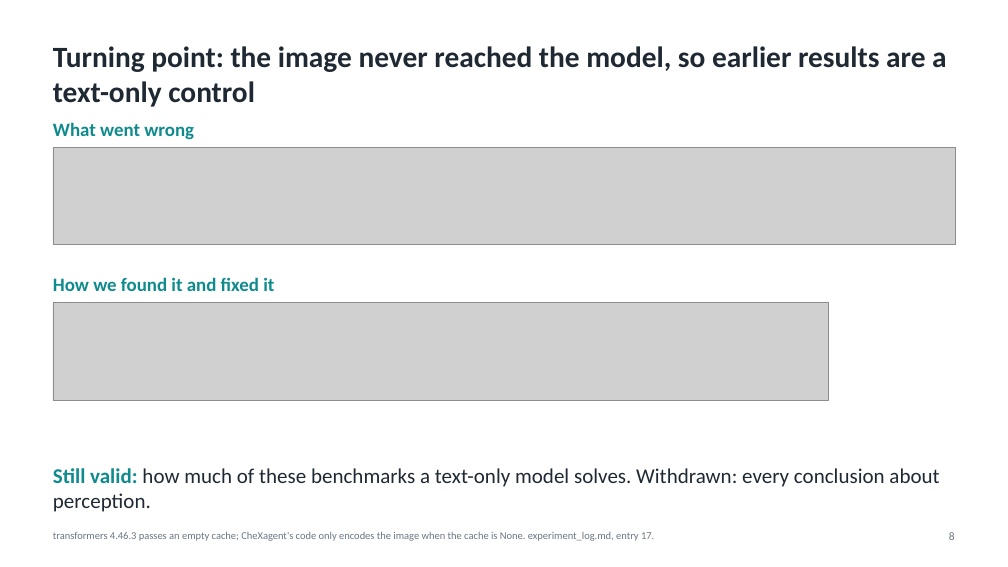
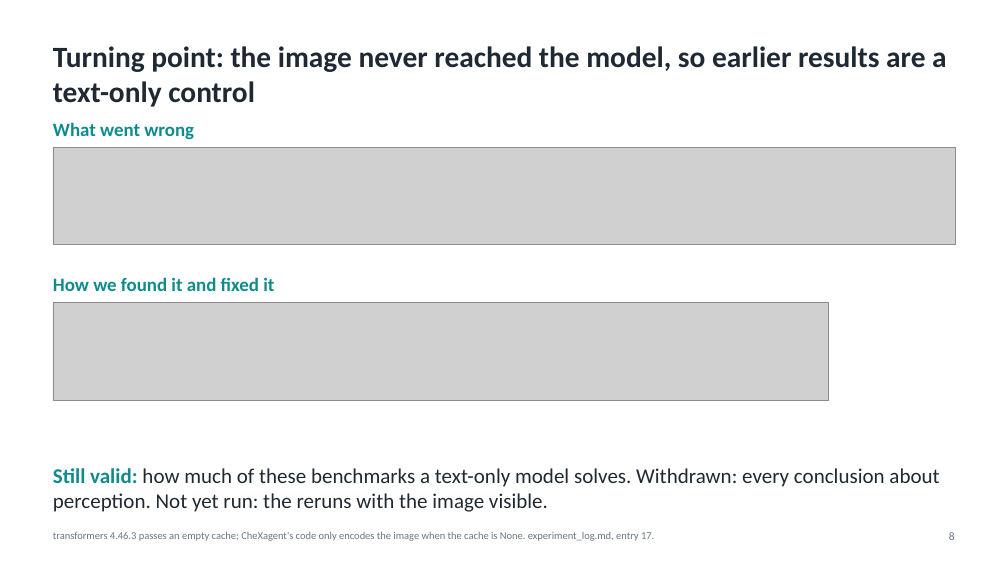
Before and after one commit to Ankritjarngal/medvqa-cxr-chexagent, a slide deck: slide 8 of deliverables/presentation/Medical_VQA_CXR_Project_Presentation.pptx. Drawn at 1008x567 pixels with LibreOffice and Linux fonts; fonts in the diff are those of the drawing; grey boxes stand for pictures. Boxes give left, top, right and bottom in pixels: in the first picture for what was removed or moved away, otherwise in the second. Text is boxed around its words. In the diff, an @@ line names an element or a change of style, - is before the commit and + after.

```diff
--- a/deliverables/presentation/Medical_VQA_CXR_Project_Presentation.pptx
+++ b/deliverables/presentation/Medical_VQA_CXR_Project_Presentation.pptx
@@ text at (x1=53, y1=468, x2=939, y2=512): text changed @@
-Still valid: how much of these benchmarks a text-only model solves. Withdrawn: every conclusion about perception.
+Still valid: how much of these benchmarks a text-only model solves. Withdrawn: every conclusion about perception. Not yet run: the reruns with the image visible.
```
Also in this commit, not shown: 1 other slide changed, 20 other files.
